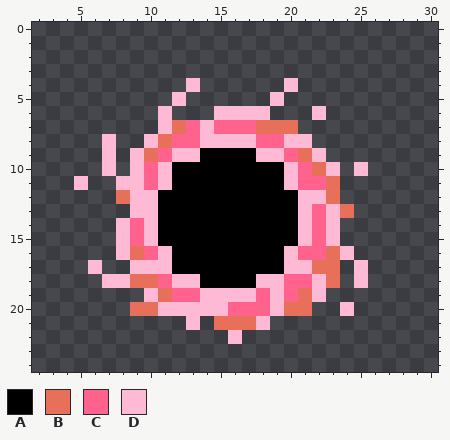
Pixel-art sprite: packages/nouns-img-permutator/assets/layer-3/head-blackhole.png. The picture above was drawn from the file before the commit.
The file is 32x32 pixels. Shown: x 2..30, y 0..24.
Palette (. is transparent): A #000000  B #e8705b  C #ff638d  D #feb9d5
The result:
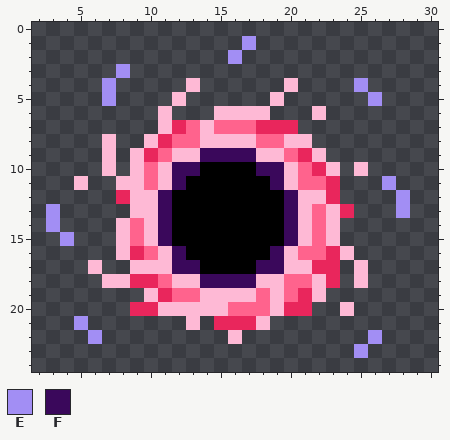
Colours new in this view: E #a28ef4  F #3a085b
Message: black hole enhancement
The exact change:
colour B: #e8705b -> #e9265c
Changed rows in their new state; - is a pixel that keeps its letter.
first column x 7:
 1 ----------E---------
 2 ---------E----------
 3 -E------------------
 4 E-----------------E-
 5 E------------------E
first column x 3:
 9 -----------FFFF-----------
10 ---------FF----FF---------
11 ---------F------F-------E-
12 --------F--------F-------E
13 E-------F--------F-------E
14 E-------F--------F--------
15 -E------F--------F--------
16 ---------F------F---------
17 ---------FF----FF---------
18 -----------FFFF-----------
21 --E-----------------------
22 ---E-------------------E--
23 ----------------------E---
